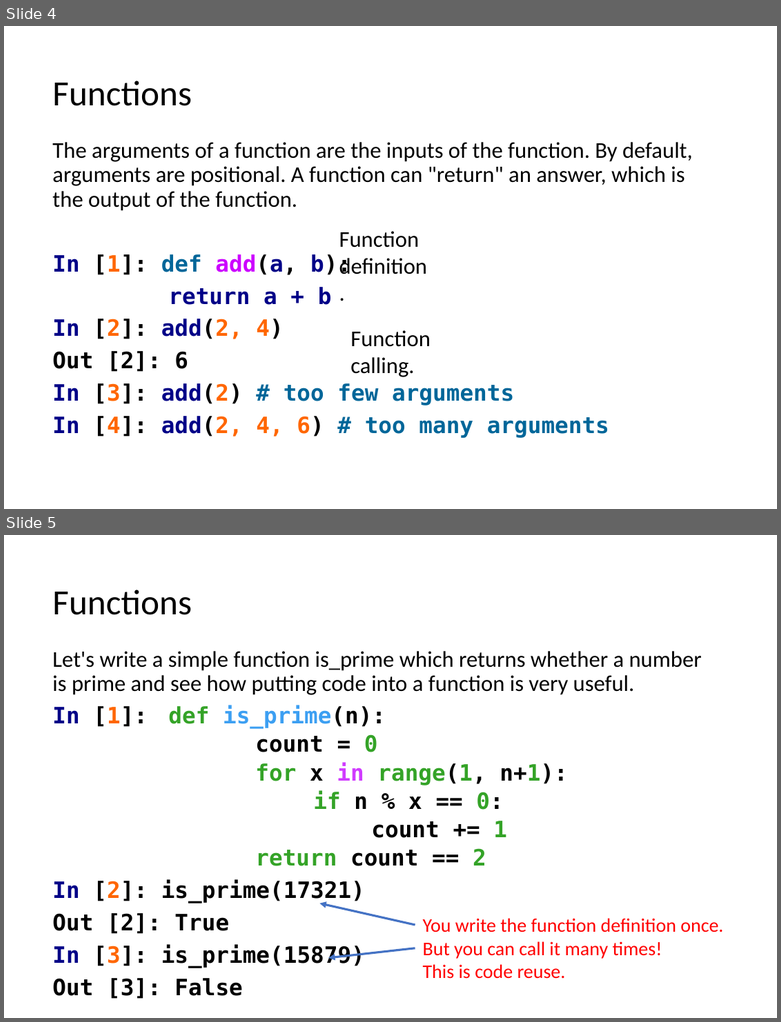
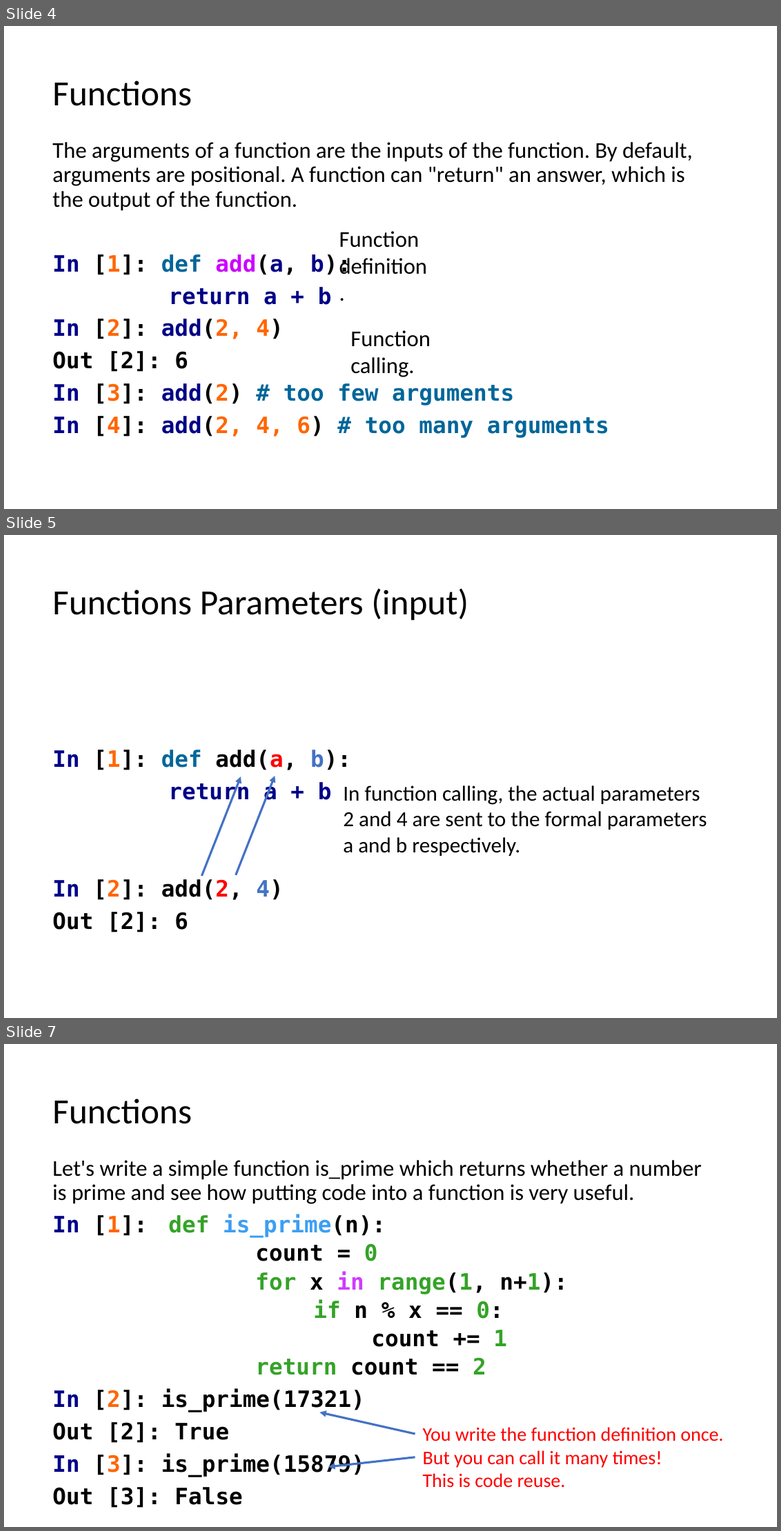
Before and after one commit to LongBaoNguyen/longbaonguyen.github.io, a slide deck: courses/apcsp/lect8.pptx. Shown one above the other, each under a label of ours: slides 4 and 5 before the commit, slides 4, 5 and 7 after it; the slides between them are not shown. The pictures are 781x1022 and 781x1531 pixels, drawn with LibreOffice and Linux fonts; fonts in the diff are those of the drawing. Boxes give left, top, right and bottom in pixels: in the first picture for what was removed or moved away, otherwise in the second. Text is boxed around its words. In the diff, an @@ line names an element or a change of style, - is before the commit and + after.

```diff
--- a/courses/apcsp/lect8.pptx
+++ b/courses/apcsp/lect8.pptx
@@ slide 5 added at [4, 535, 777, 1018], background #FFFFFF @@
@@ title added at [52, 588, 468, 621], 33 pt, text #000000 @@
+Functions Parameters (input)
@@ text added at [52, 750, 351, 932], 21 pt, text #000000, bold @@
+In [1]: def add(a, b):
+return a + b
+In [2]: add(2, 4)
+Out [2]: 6
@@ arrow added from (202, 876) to (241, 777), #4472C4 2 pt @@
@@ arrow added from (236, 875) to (274, 776), #4472C4 2 pt @@
@@ text added at [343, 785, 707, 856], 20 pt, text #000000 @@
+In function calling, the actual parameters
+2 and 4 are sent to the formal parameters
+a and b respectively.
@@ what was slide 5 is now slide 7 @@
```
Also in this commit, not shown: 3 other slides added, 3 other files.
